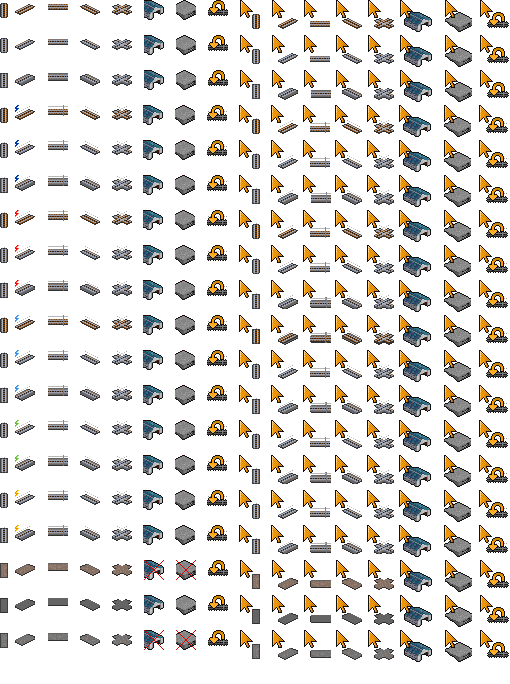
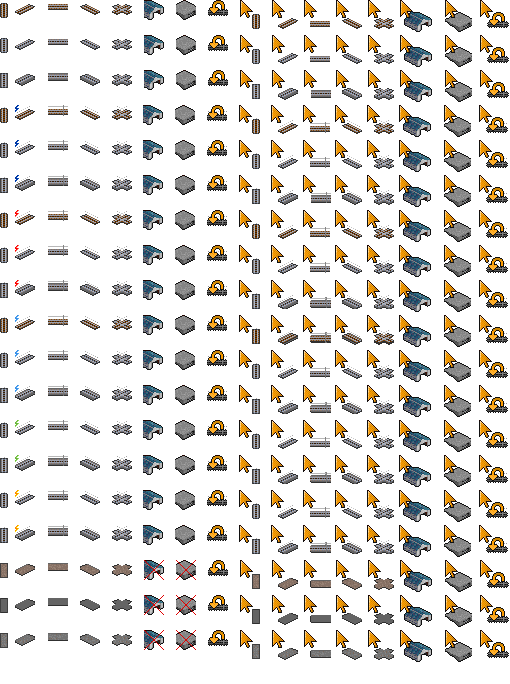
Comparing the layer stacks of the two 510 × 684 images. Changes:
painted on "Ballasts" over [144, 595, 196, 615]
